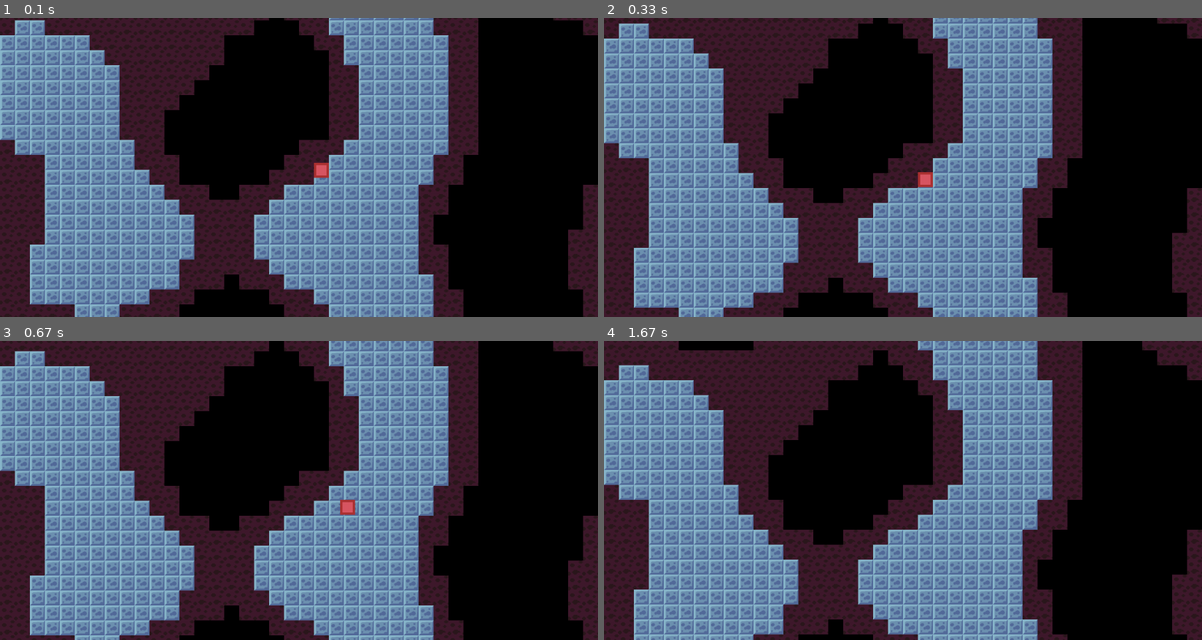
Above: before the commit, frames 1-4 (two rows, left to right).
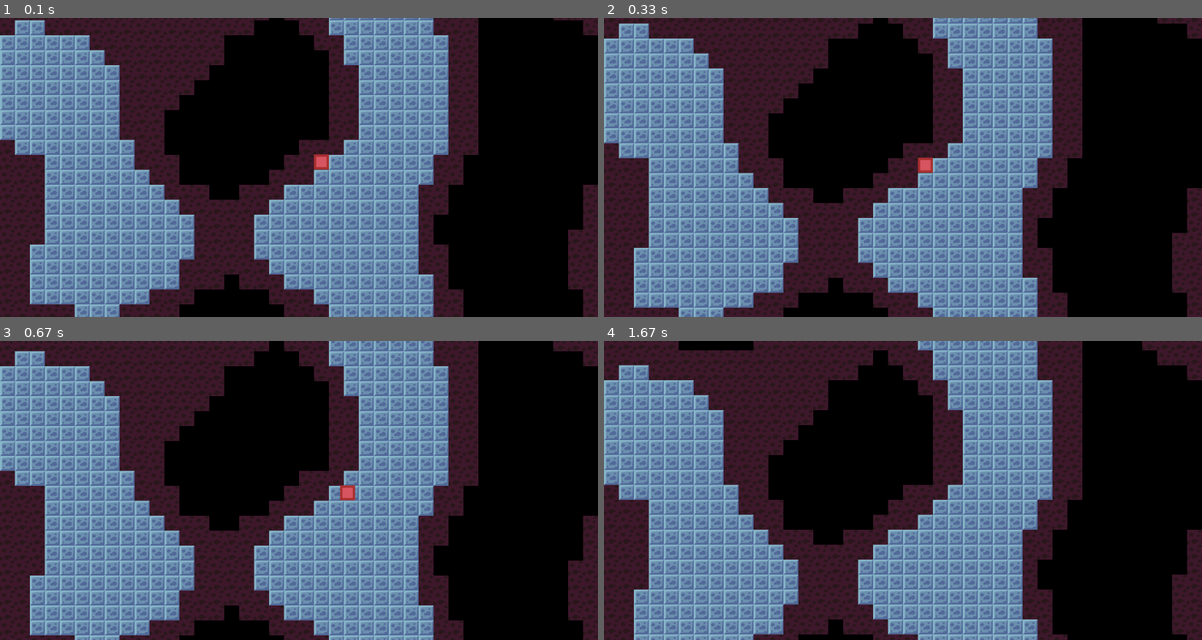
Above: after the commit, the same moments.

Repository: ARKANYOTA/Pygame-Test
Game: pygame game, started from scripts/index.py
Same seed, same stepped clock (60 frames per second), same inputs: the game is played once before the commit and once after it.
Inputs:
- Up to frame 1 (0.1 s): no input
- Up to frame 2 (0.33 s): no input
- Up to frame 3 (0.67 s): hold D from 0.33 s (still down)
- Up to frame 4 (1.67 s): release D at 0.8 s; hold W 0.83-1.13 s; tap Z at 0.9, 1.23, 1.53 s; hold D 1.17-1.63 s

The runs differ from the first frame. In frame 1, 0.2% of the frame differs, in the area x 52-55%, y 45-54%; in frame 2, 0.3%, in the area x 52-55%, y 46-57%; in frame 3, 0.2%; in frame 4, nothing differs.

Commit message:
Ya moyen ca améliore les collisions mais je suis pas sur
Tout est dans le titre (c'est les collisions horizontales)

Diff:
--- a/scripts/player.py
+++ b/scripts/player.py
@@ -71,22 +71,23 @@
 
     def isOnGround(self, map):
         # TODO: make it not a try:except C'est fait bg
-        i = floor((self.pos.y + self.width) / self.width)
+        i = floor((self.pos.y+self.width)/self.width)
         j = floor(self.pos.x/self.width)
-        if i< len(map):
-            return map[i][j] == 2
+        if i+1<len(map):
+            #print(i, j, map[i][j])
+            return map[i+1][j] == 2
         else :
             return False
 
     def cannotGoX(self, map):
-        i =  floor(self.pos.y/self.width)
+        i =  floor((self.pos.y+self.width)/self.width)
         if self.velocity.x and i<len(map):
             if self.velocity.x>0:
-                print(i, int((self.pos.y+self.width)//self.width), map[i][int((self.pos.y+self.width)//self.width)])
-                return map[i][int((self.pos.y+self.width)//self.width)] == 2
+                print(i,int((self.pos.y+self.width+self.width)//self.width), map[i][int((self.pos.y+self.width+self.width)//self.width)])
+                return map[i][int((self.pos.y+self.width+self.width)//self.width)] == 2
             elif self.velocity.x<0:
-                print(i, int((self.pos.y-self.width)//self.width), map[i][int((self.pos.y-self.width)//self.width)])
-                return map[i][int((self.pos.y-self.width)//self.width)] == 2
+                print(i,int((self.pos.y)//self.width) ,map[i][int((self.pos.y)//self.width)])
+                return map[i][int((self.pos.y)//self.width)] == 2
         return False
 
     def update(self, map):
@@ -98,7 +99,7 @@
         self.velocity.x *= self.slipperiness
         self.velocity.x += get_input_wasd().x * self.speed
         cannotGoX = self.cannotGoX(map)
-        #print(cannotGoX, self.velocity.x)
+        print(cannotGoX)
         if cannotGoX or -0.01<self.velocity.x<0.01:
             self.velocity.x=0
 
